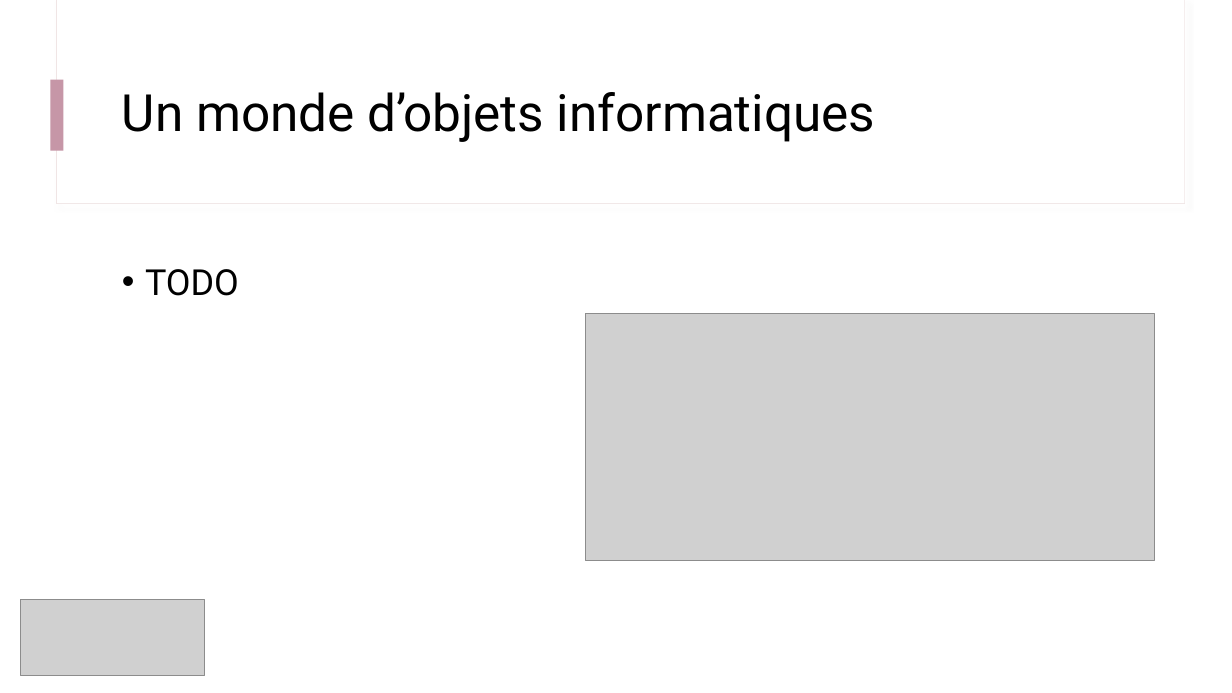
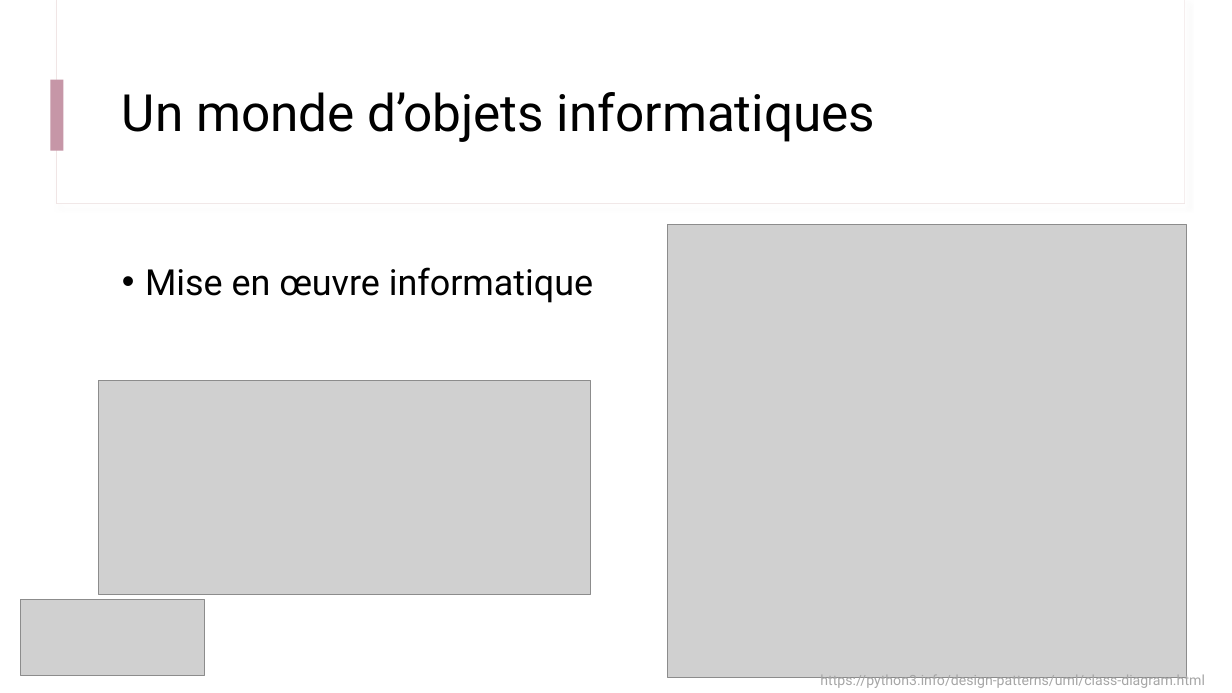
Before and after one commit to IOGS-Digital-Methods/semester-5, a slide deck: slide 3 of ONIP/onip_b1_methodes_numeriques/seance4_classes/B1_3_Classes_et_objets.pptx. Drawn at 1232x693 pixels with LibreOffice and Linux fonts; fonts in the diff are those of the drawing; grey boxes stand for pictures. Boxes give left, top, right and bottom in pixels: in the first picture for what was removed or moved away, otherwise in the second. Text is boxed around its words. In the diff, an @@ line names an element or a change of style, - is before the commit and + after.

Commit message:
Update ONIP Bloc 1 - Classes et Objets - Final Version

```diff
--- a/ONIP/onip_b1_methodes_numeriques/seance4_classes/B1_3_Classes_et_objets.pptx
+++ b/ONIP/onip_b1_methodes_numeriques/seance4_classes/B1_3_Classes_et_objets.pptx
@@ picture added at bbox=[667, 225, 1187, 677] @@
@@ text at bbox=[145, 267, 593, 303]: text changed @@
-• TODO
+• Mise en œuvre informatique
@@ picture: place and size @@
-picture at bbox=[586, 313, 1154, 560]
+picture at bbox=[98, 380, 591, 594]
@@ text added at bbox=[820, 671, 1205, 689], 11 pt, text #A6A6A6 @@
+https://python3.info/design-patterns/uml/class-diagram.html
```
Also in this commit, not shown: 1 other slide changed, 1 other file.
